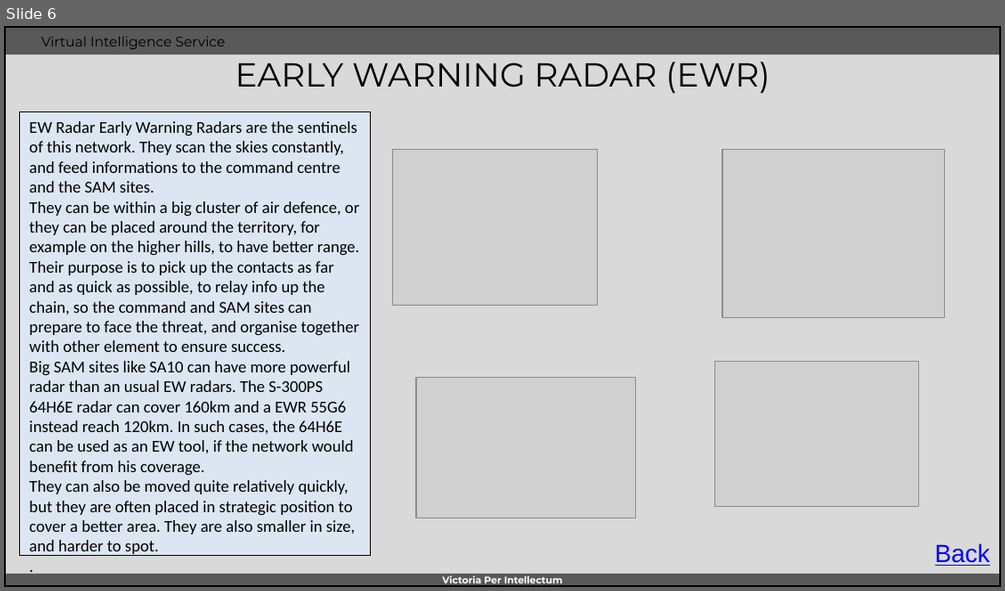
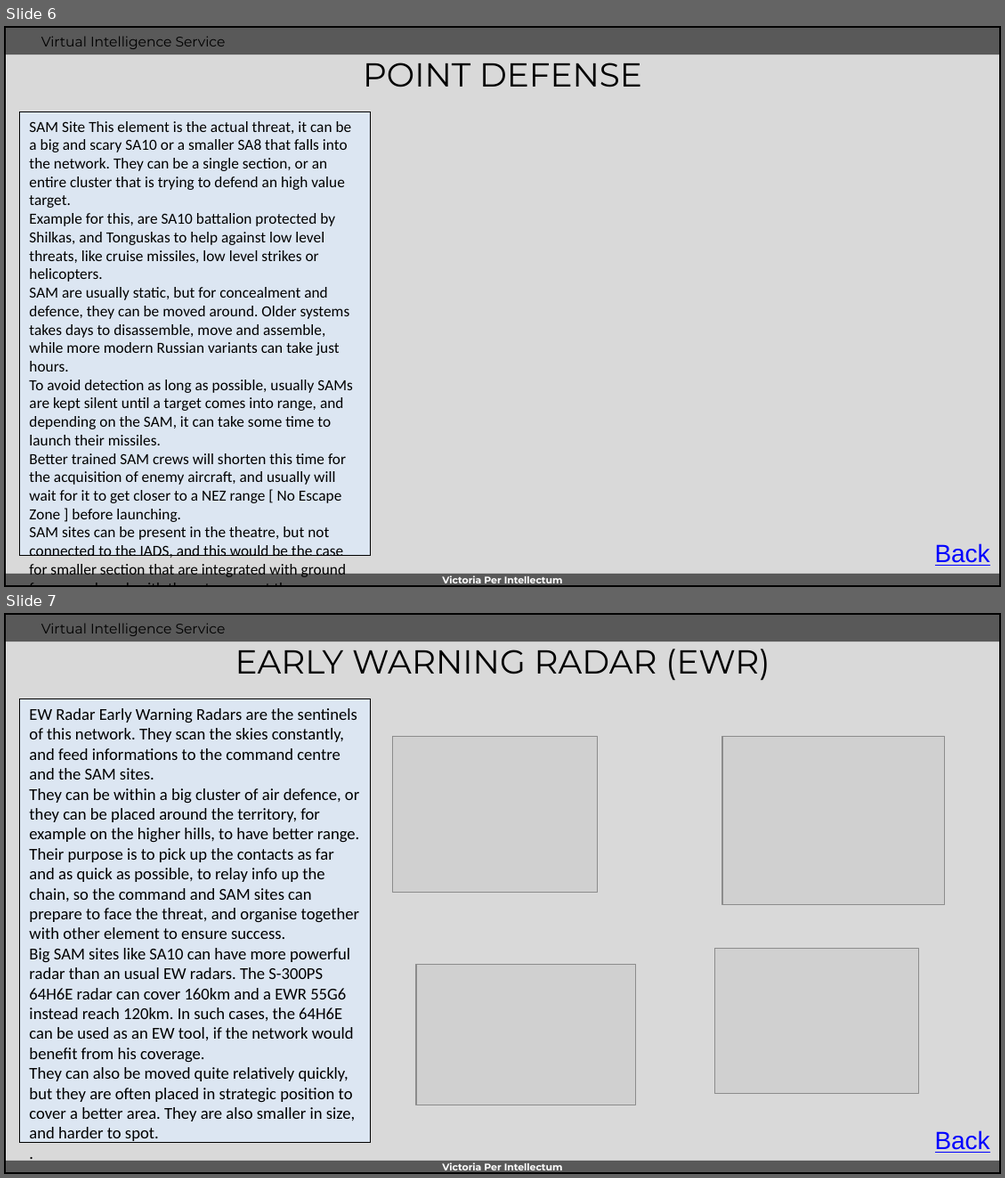
Before and after one commit to 132nd-vWing/VIS, a slide deck: OPAR/INTREP VIS OPAR-002 - Syrian IADS.pptx. Shown one above the other, each under a label of ours: slide 6 before the commit, slides 6 and 7 after it. The pictures are 1005x591 and 1005x1178 pixels, drawn with LibreOffice and Linux fonts; fonts in the diff are those of the drawing; grey boxes stand for pictures; background and template pictures are left out. Boxes give left, top, right and bottom in pixels: in the first picture for what was removed or moved away, otherwise in the second. Text is boxed around its words. In the diff, an @@ line names an element or a change of style, - is before the commit and + after.

Commit message:
chg: Updated OPAR INTREP 002 - Syrian IADS

```diff
--- a/OPAR/INTREP VIS OPAR-002 - Syrian IADS.pptx
+++ b/OPAR/INTREP VIS OPAR-002 - Syrian IADS.pptx
@@ slide 6 added at (4, 26, 1001, 587), background #D9D9D9; not listed: 5 template elements that a slide beside it also shows @@
@@ title added at (363, 62, 642, 87), 24 pt, text #000000 @@
+POINT DEFENSE
@@ rectangle added at (20, 111, 371, 556), fill #DCE6F2, outline #000000 0.75 pt, 11.1 pt, text #000000 @@
+SAM Site This element is the actual threat, it can be a big and scary SA10 or a smaller SA8 that falls into the network. They can be a single section, or an entire cluster that is trying to defend an high value target.
+Example for this, are SA10 battalion protected by Shilkas, and Tonguskas to help against low level threats, like cruise missiles, low level strikes or helicopters.
+SAM are usually static, but for concealment and defence, they can be moved around. Older systems takes days to disassemble, move and assemble, while more modern Russian variants can take just hours.
+To avoid detection as long as possible, usually SAMs are kept silent until a target comes into range, and depending on the SAM, it can take some time to launch their missiles.
+Better trained SAM crews will shorten this time for the acquisition of enemy aircraft, and usually will wait for it to get closer to a NEZ range [ No Escape Zone ] before launching.
+SAM sites can be present in the theatre, but not connected to the IADS, and this would be the case for smaller section that are integrated with ground forces, and work with them to support them directly.
+.
@@ text added at (935, 543, 990, 565), 18 pt, text #0000FF, underline @@
+Back
@@ what was slide 6 is now slide 7 @@
```
Also in this commit, not shown: 2 slides changed.
